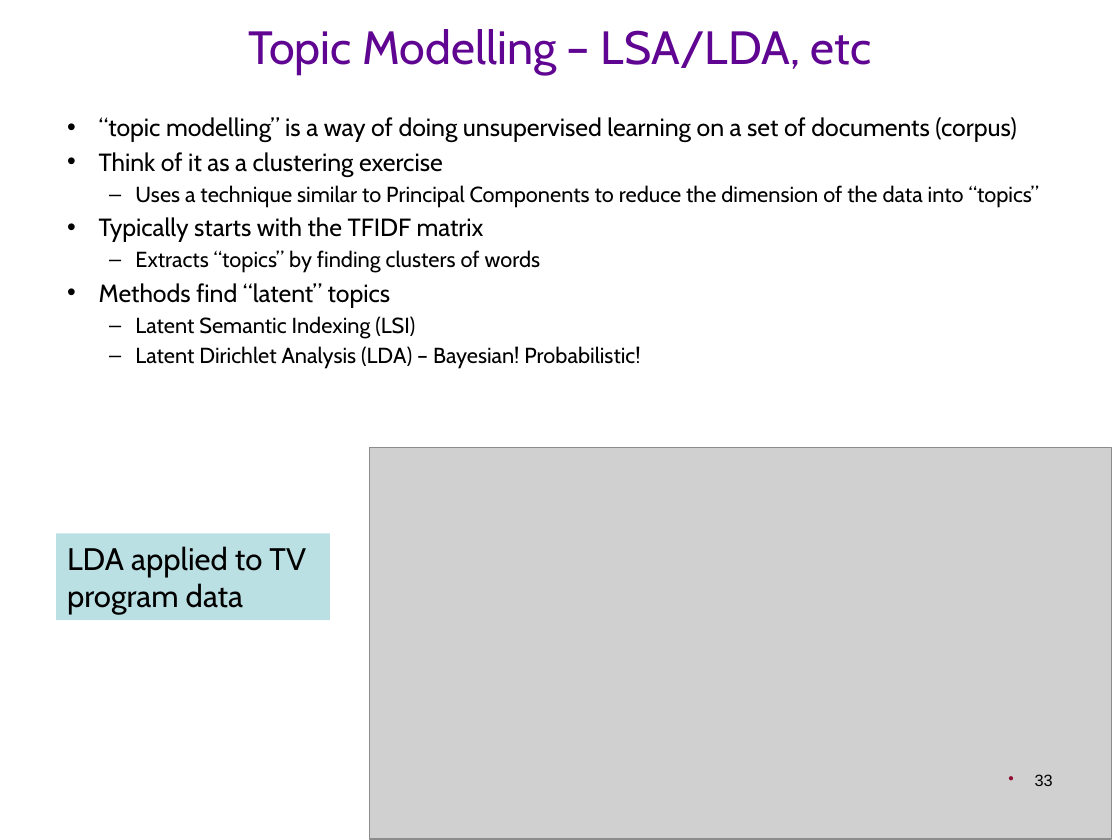
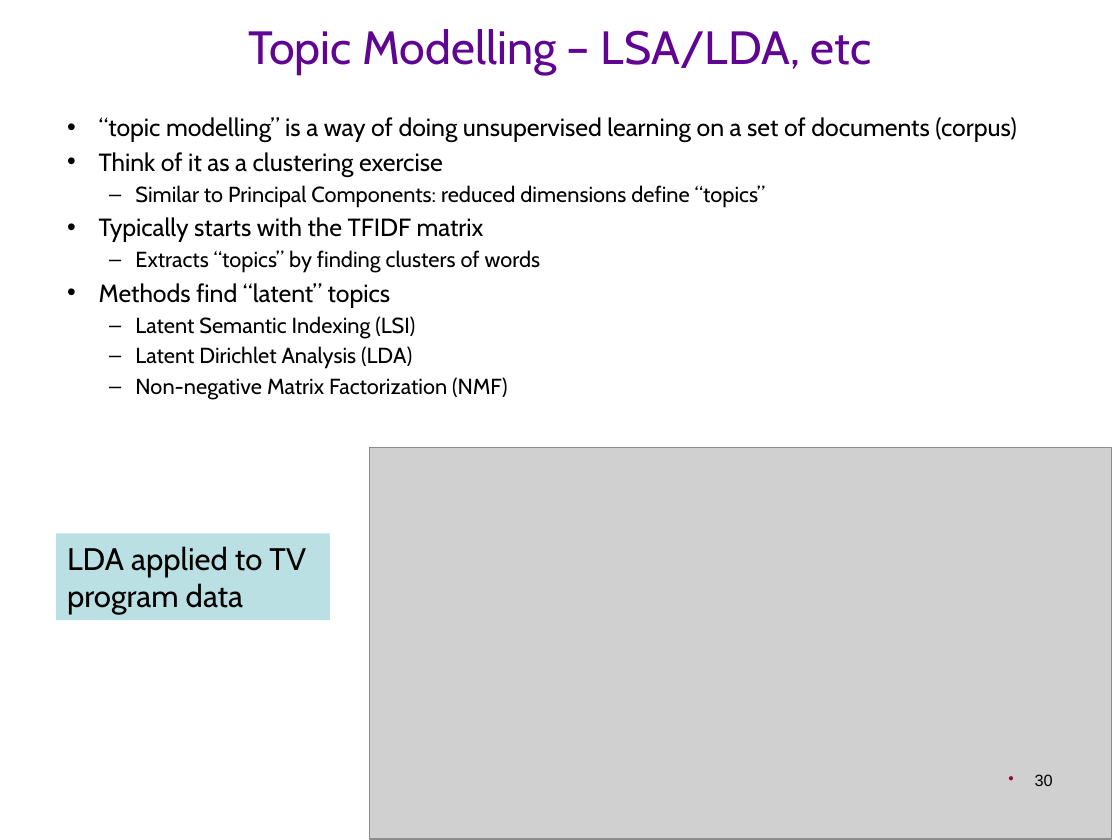
Before and after one commit to CTVisMe/DS4B-core, a slide deck: slide 30 of Slides/T8 - ModellingTextData.pptx (slide 33 before the commit). Drawn at 1120x840 pixels with LibreOffice and Linux fonts; fonts in the diff are those of the drawing; grey boxes stand for pictures; background and template pictures are left out. Boxes give left, top, right and bottom in pixels: in the first picture for what was removed or moved away, otherwise in the second. Text is boxed around its words. In the diff, an @@ line names an element or a change of style, - is before the commit and + after.

```diff
--- a/Slides/T8 - ModellingTextData.pptx
+++ b/Slides/T8 - ModellingTextData.pptx
@@ text at bbox=[135, 185, 766, 207]: text changed @@
-  – Uses a technique similar to Principal Components to reduce the dimension of the data into “topics”
+  – Similar to Principal Components: reduced dimensions define “topics”
@@ text at bbox=[135, 346, 507, 399]: text changed @@
-  – Latent Dirichlet Analysis (LDA) – Bayesian! Probabilistic!
+  – Latent Dirichlet Analysis (LDA)
+  – Non-negative Matrix Factorization (NMF)
@@ page number at bbox=[1035, 774, 1053, 786]: text changed @@
-33
+30
```
Also in this commit, not shown: 16 other slides changed, 1 slide added, 3 slides removed, 29 other files.
